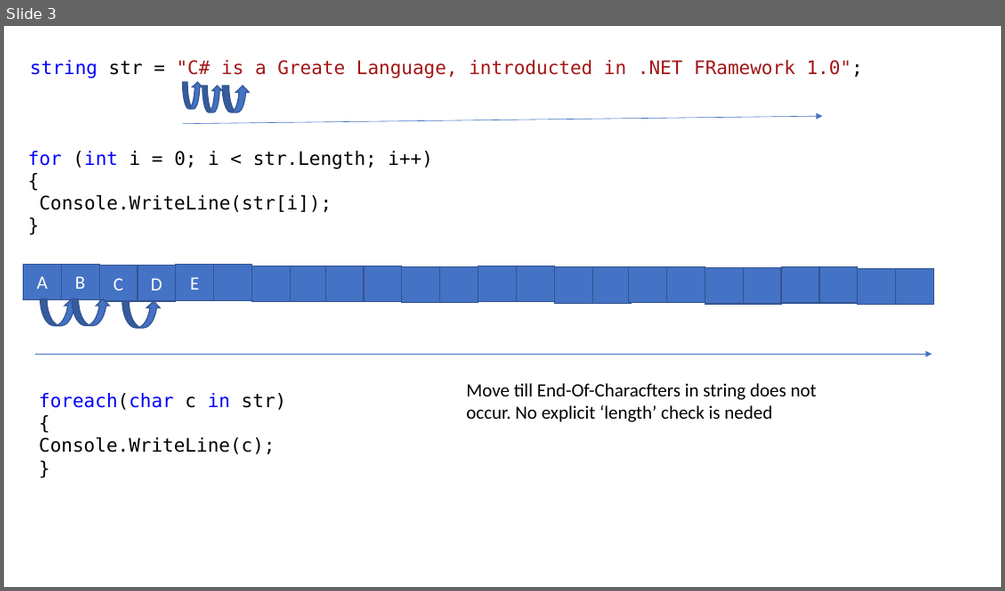
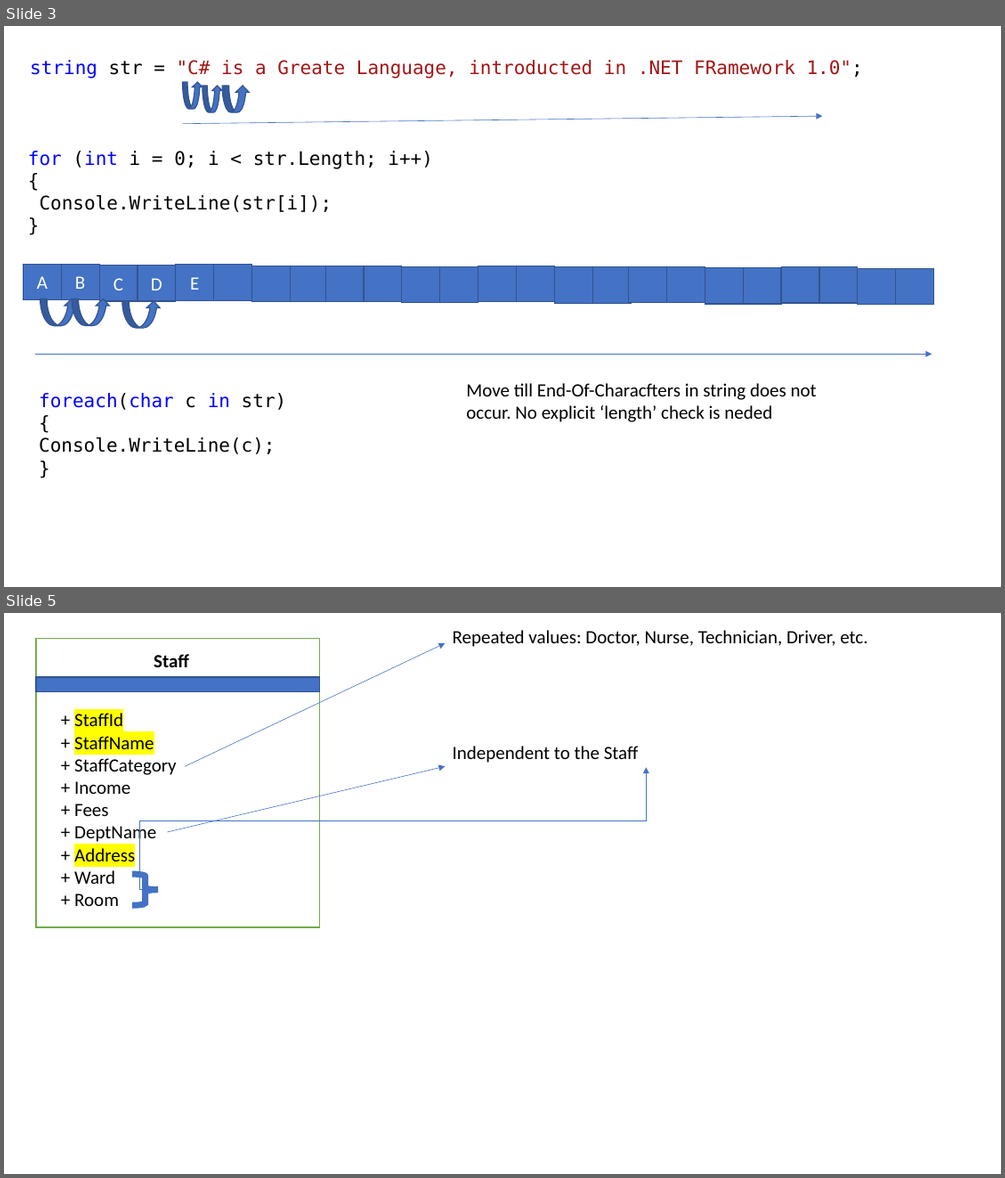
Before and after one commit to maheshsabnis/CS_Applications_MB, a slide deck: MB_Training_Images.pptx. Shown one above the other, each under a label of ours: slide 3 before the commit, slides 3 and 5 after it; the slides between them are not shown. The pictures are 1005x591 and 1005x1178 pixels, drawn with LibreOffice and Linux fonts; fonts in the diff are those of the drawing. Boxes give left, top, right and bottom in pixels: in the first picture for what was removed or moved away, otherwise in the second. Text is boxed around its words. In the diff, an @@ line names an element or a change of style, - is before the commit and + after.

```diff
--- a/MB_Training_Images.pptx
+++ b/MB_Training_Images.pptx
@@ slide 5 added at [4, 613, 1001, 1174], background #FFFFFF @@
@@ rectangle added at [36, 639, 320, 927], fill #FFFFFF, outline #70AD47 1 pt @@
@@ text added at [453, 630, 867, 647], 18 pt, text #000000 @@
+Repeated values: Doctor, Nurse, Technician, Driver, etc.
@@ text added at [154, 654, 189, 667], 18 pt, text #000000, bold @@
+Staff
@@ arrow added from (185, 766) to (445, 643), #4472C4 0.5 pt @@
@@ rectangle added at [36, 677, 320, 691], fill #4472C4, outline #325491 1 pt @@
@@ text added at [74, 713, 177, 906], 18 pt, text #000000 @@
++ StaffId
++ StaffName
++ StaffCategory
++ Income
++ Fees
++ DeptName
++ Address
++ Ward
++ Room
@@ text added at [453, 746, 639, 763], 18 pt, text #000000 @@
+Independent to the Staff
@@ elbow arrow added from (158, 890) to (647, 767), #4472C4 0.5 pt @@
@@ arrow added from (167, 832) to (445, 766), #4472C4 0.5 pt @@
@@ right brace added at [132, 874, 158, 906], outline #4472C4 6 pt @@
```
Also in this commit, not shown: 3 other slides added, 8 other files.
